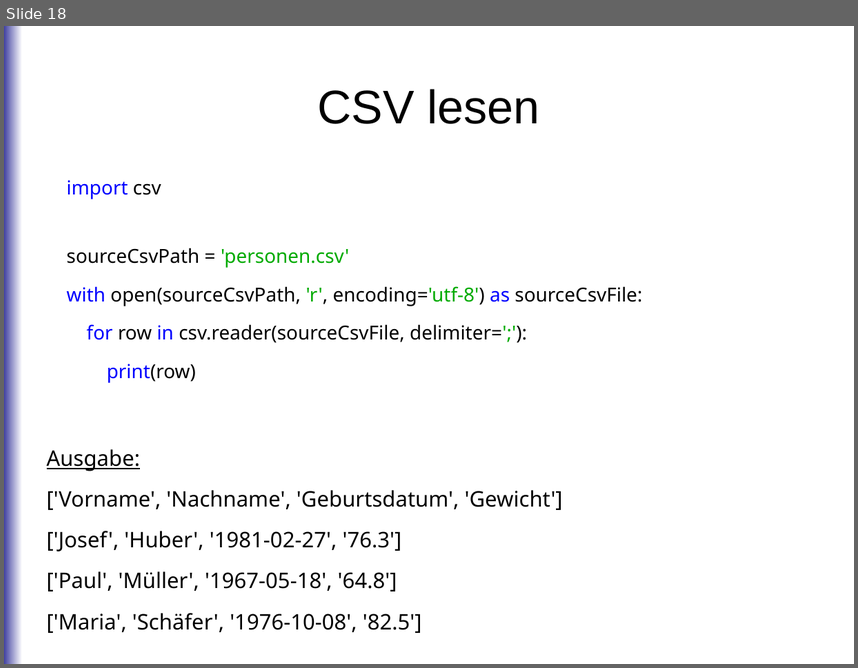
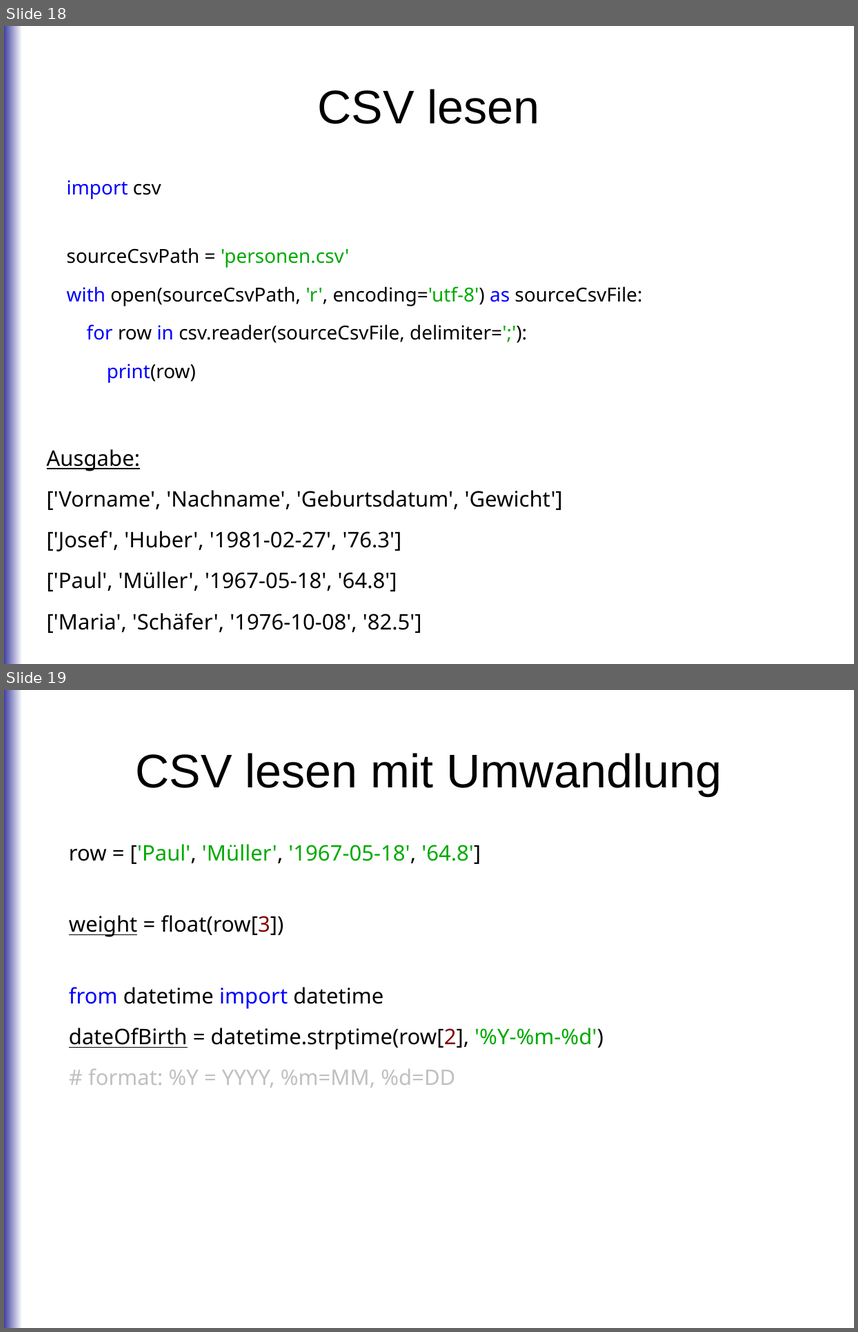
Before and after one commit to roskakori/talks, a slide deck: pygraz/readwrite/Daten schreiben und lesen mit Python.odp. Shown one above the other, each under a label of ours: slide 18 before the commit, slides 18 and 19 after it. The pictures are 858x668 and 858x1332 pixels, drawn with LibreOffice and Linux fonts; fonts in the diff are those of the drawing. Boxes give left, top, right and bottom in pixels: in the first picture for what was removed or moved away, otherwise in the second. Text is boxed around its words. In the diff, an @@ line names an element or a change of style, - is before the commit and + after.

Commit message:
* Added slides for binary, XML and JSON * Added example code to convert strings to date and float values.

```diff
--- a/pygraz/readwrite/Daten schreiben und lesen mit Python.odp
+++ b/pygraz/readwrite/Daten schreiben und lesen mit Python.odp
@@ slide 19 added at box(4, 690, 854, 1328), background #FFFFFF; not listed: 1 template element that a slide beside it also shows @@
@@ title added at box(135, 753, 722, 796), 44 pt, text #000000 @@
+CSV lesen mit Umwandlung
@@ text added at box(69, 844, 604, 1087), 20 pt, text #000000 @@
+row = ['Paul', 'Müller', '1967-05-18', '64.8']
+weight = float(row[3])
+from datetime import datetime
+dateOfBirth = datetime.strptime(row[2], '%Y-%m-%d')
+# format: %Y = YYYY, %m=MM, %d=DD
```
Also in this commit, not shown: 27 other slides added, 1 other file.
